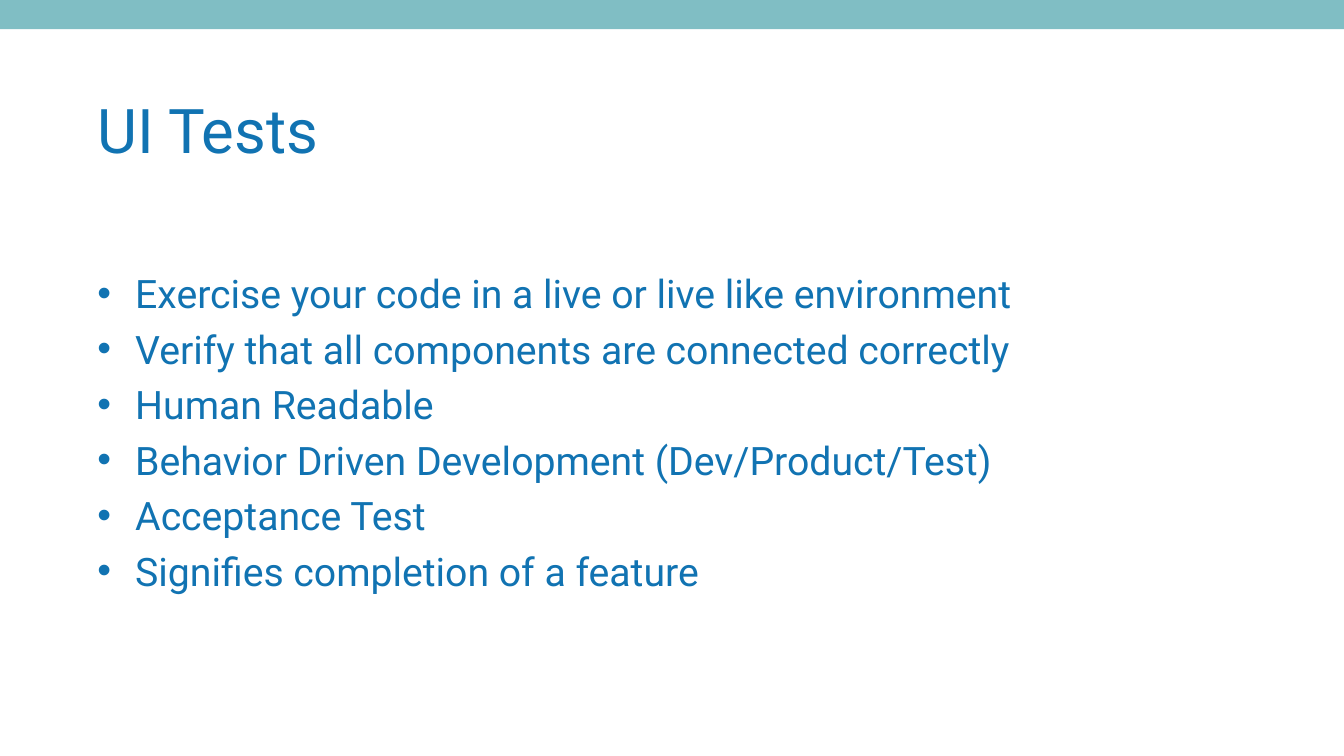
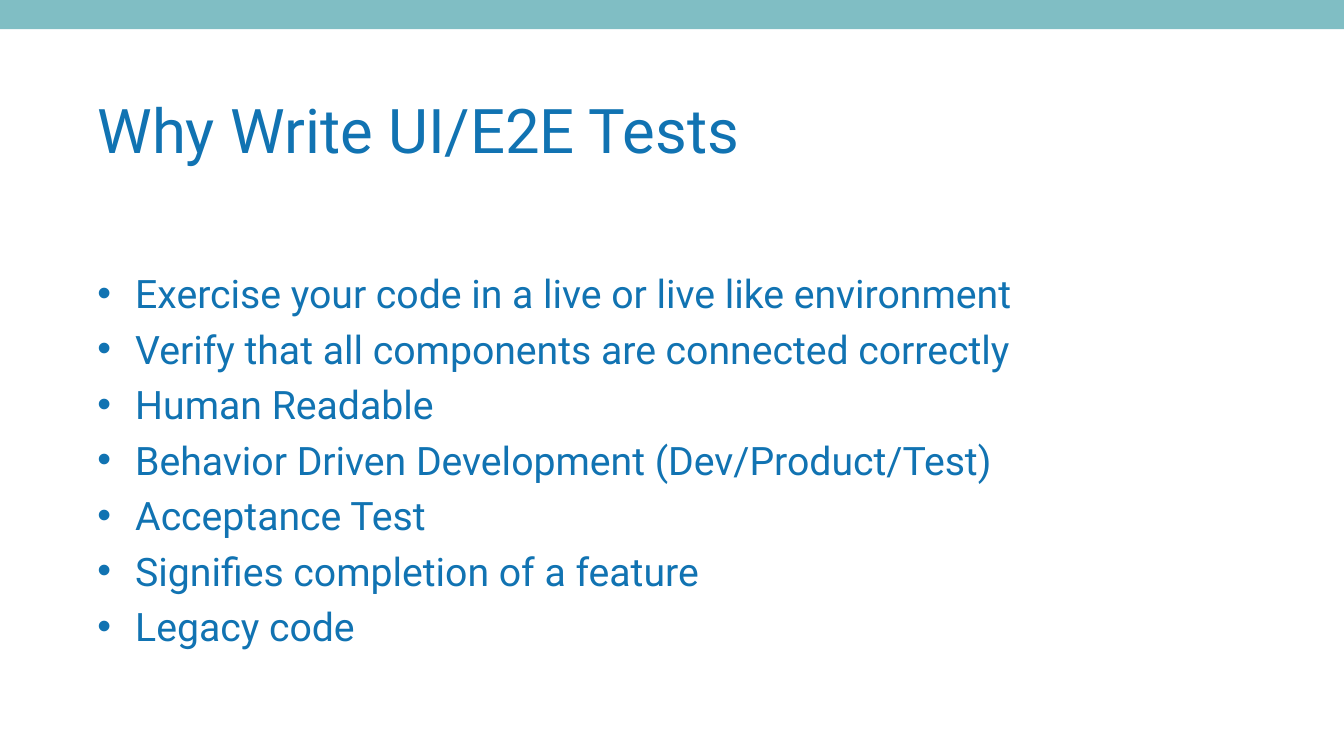
Before and after one commit to MatthewYKnowles/atlanta-code-camp-2019, a slide deck: slide 8 of And Now Seleniums Watch is Ended.pptx (slide 7 before the commit). Drawn at 1344x756 pixels with LibreOffice and Linux fonts; fonts in the diff are those of the drawing; background and template pictures are left out. Boxes give left, top, right and bottom in pixels: in the first picture for what was removed or moved away, otherwise in the second. Text is boxed around its words. In the diff, an @@ line names an element or a change of style, - is before the commit and + after.

Commit message:
Added Connect 4 tests

```diff
--- a/And Now Seleniums Watch is Ended.pptx
+++ b/And Now Seleniums Watch is Ended.pptx
@@ title at [97, 106, 739, 166]: text changed @@
-UI Tests
+Why Write UI/E2E Tests
@@ text at [135, 611, 355, 650]: paragraph added @@
+• Legacy code
```
Also in this commit, not shown: 5 other slides changed, 3 slides added, 4 slides removed, 7 other files.
